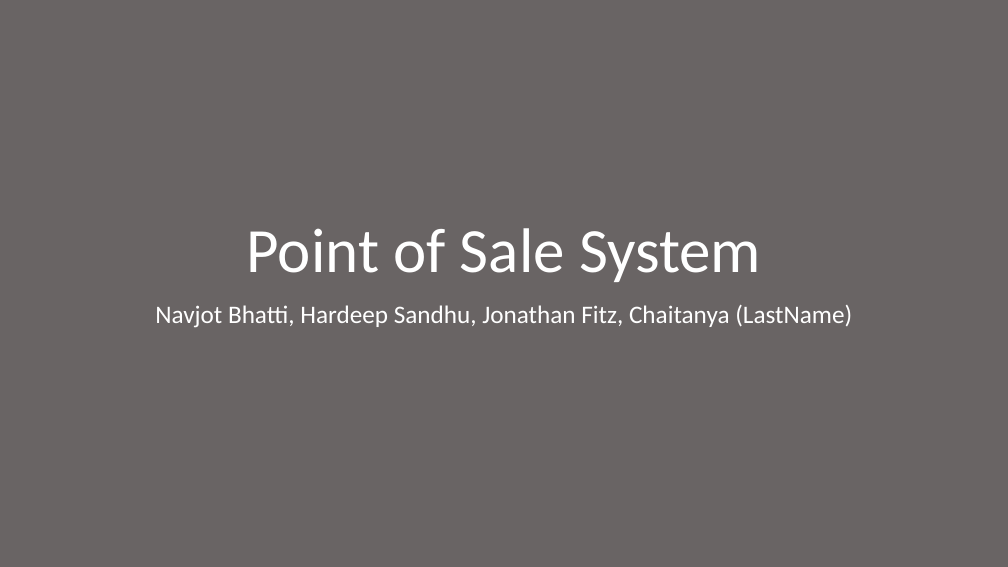
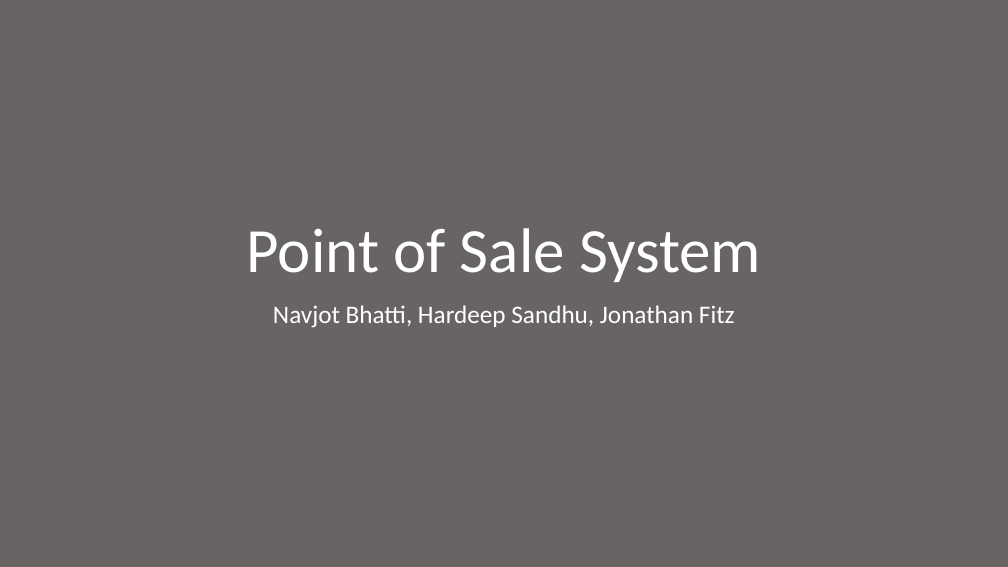
Before and after one commit to boltu11/DashForCash, a slide deck: slide 1 of Presentation.pptx. Drawn at 1008x567 pixels with LibreOffice and Linux fonts; fonts in the diff are those of the drawing. Boxes give left, top, right and bottom in pixels: in the first picture for what was removed or moved away, otherwise in the second. Text is boxed around its words. In the diff, an @@ line names an element or a change of style, - is before the commit and + after.

Commit message:
Finished Presentation. Used diagram for Hardeep's screen, but can change that tomorrow morning

```diff
--- a/Presentation.pptx
+++ b/Presentation.pptx
@@ subtitle at bbox=[273, 305, 735, 328]: text changed @@
-Navjot Bhatti, Hardeep Sandhu, Jonathan Fitz, Chaitanya (LastName)
+Navjot Bhatti, Hardeep Sandhu, Jonathan Fitz
```
Also in this commit, not shown: 5 other slides changed, 6 slides added, 3 slides removed.
